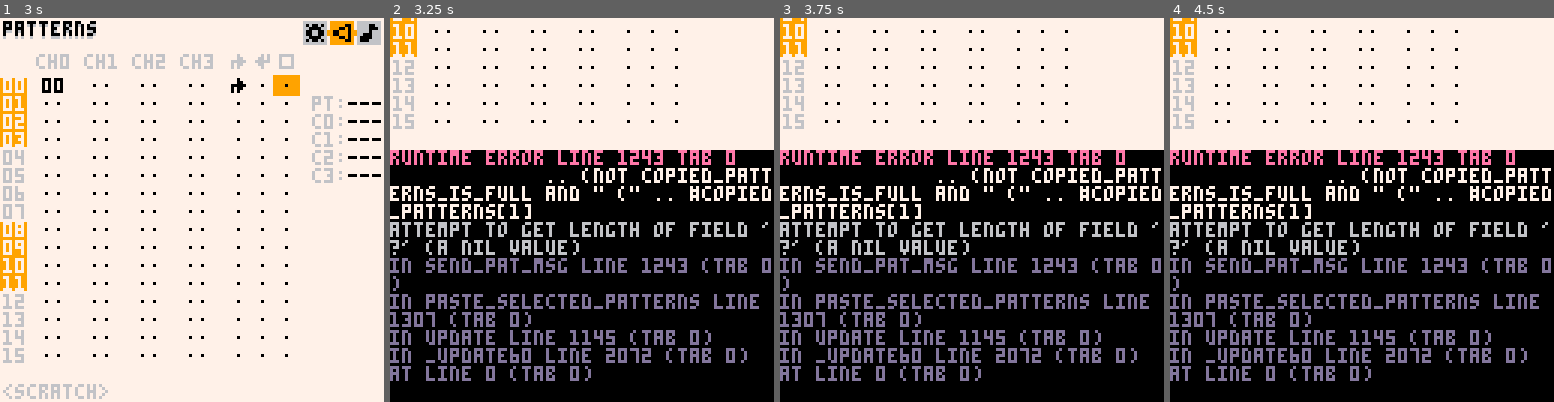
Above: before the commit, frames 1-4 (left to right).
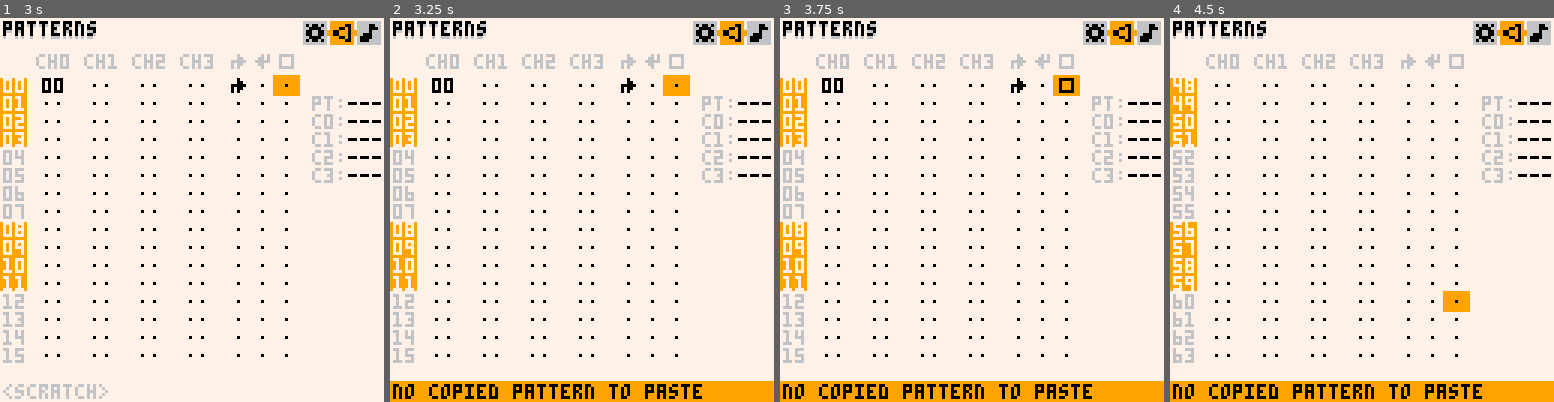
Above: after the commit, the same moments.

Repository: romainchapou/pico-sound-dj
Game: PICO-8 cartridge psdj.p8
Two runs of this game, one before a commit and one after it. Both use one fixed random seed, a clock stepped at 60 frames per second and the inputs below.
Inputs:
- Up to frame 1 (3 s): tap X (X key) at 0.33, 0.7, 1.43, 2.58 s; tap O (Z key) at 1.07, 1.8, 2.43 s; hold Right from 2.33 s (still down)
- Up to frame 2 (3.25 s): keep holding Right; tap O (Z key) at 3.07 s; tap X (X key) at 3.1 s
- Up to frame 3 (3.75 s): release Right at 3.33 s; hold Right from 3.38 s (still down); tap X (X key) at 3.62 s; tap O (Z key) at 3.7 s
- Up to frame 4 (4.5 s): tap X (X key) at 4.13 s; release Right at 4.22 s; hold Up from 4.27 s (still down); tap O (Z key) at 4.33 s

Frame 1 is identical in both runs. In frame 2, 67% of the frame differs, in the area x 0-100%, y 0-100%; in frame 3, 67%; in frame 4, 66%.
Error before the commit: runtime error line 1243 tab 0; .. (not copied_patterns_is_full and " (" .. #copied_patterns[1]; attempt to get length of field '?' (a nil value)

Commit message:
Fix pasted 0 patterns crash + light token improvements

Diff:
--- a/pattern_editor.lua
+++ b/pattern_editor.lua
@@ -85,7 +85,7 @@
         end
 
         multi_selection = true
-        send_msg("select mode")
+        send_msg "select mode"
         return
       end
 
@@ -252,7 +252,11 @@
 
     store_all_patterns_in_mem(_ENV)
 
-    send_pat_msg(_ENV, "pasted ")
+    if #copied_patterns == 0 then
+      send_msg "no copied pattern to paste"
+    else
+      send_pat_msg(_ENV, "pasted ")
+    end
   end,
 
   store_all_patterns_in_mem = function(_ENV)
--- a/settings_pane.lua
+++ b/settings_pane.lua
@@ -57,7 +57,7 @@
           has_unsaved_modifications = project_file ~= nil
           pattern_editor:init()
 
-          send_msg("project data cleared")
+          send_msg "project data cleared"
         end)
       end),
 
--- a/sfx_editor.lua
+++ b/sfx_editor.lua
@@ -180,7 +180,7 @@
     if not n_multi_selection then
       if btnp_seq(4, 4) then
         n_multi_selection = true
-        send_msg("select mode")
+        send_msg "select mode"
         return
       end
 
@@ -331,7 +331,7 @@
       poke(0x3200 + 68*sfx_id, unpack(whole_copy))
       load_sfx_from_memory(_ENV)
 
-      send_msg("pasted whole sfx")
+      send_msg "pasted whole sfx"
     else
       for i=n_current_note,min(n_current_note+#copied_notes-1,32) do
         notes[i] = copy_note(copied_notes[i-n_current_note+1])
@@ -347,7 +347,7 @@
 
     whole_copy = pack(peek(0x3200 + 68*sfx_id, 68))
 
-    send_msg("copied whole sfx")
+    send_msg "copied whole sfx"
   end,
 
   play_sfx = function(_ENV)
